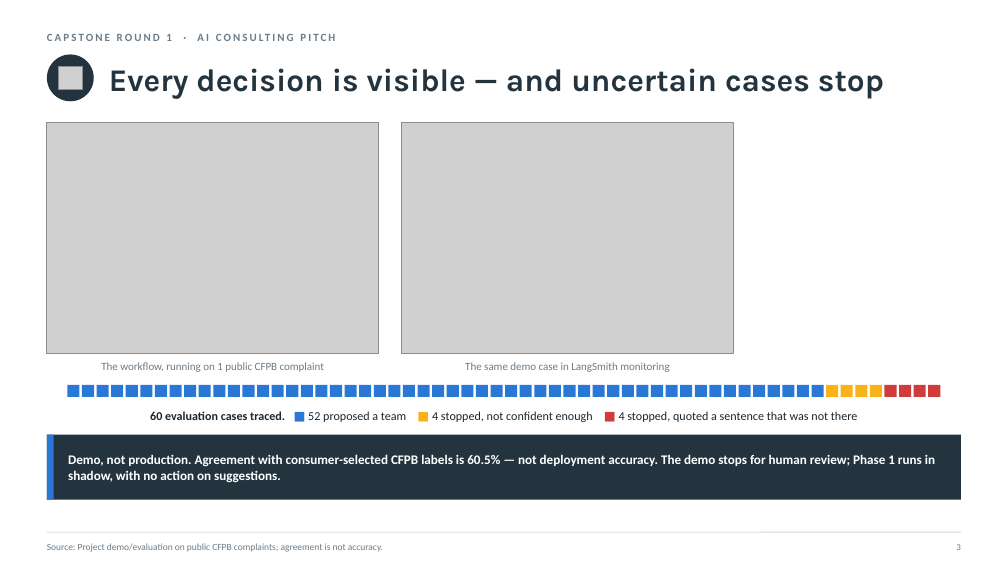
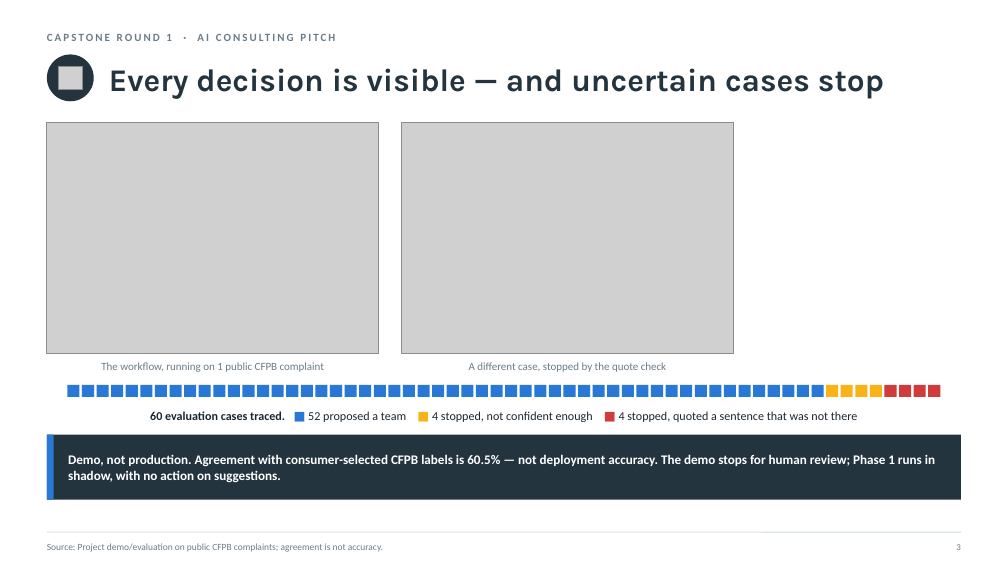
Before and after one commit to nyelugo/PROJECT-Capstone-AI-Consulting, a slide deck: slide 4 of presentation/round1_pitch.pptx. Drawn at 1008x567 pixels with LibreOffice and Linux fonts; fonts in the diff are those of the drawing; grey boxes stand for pictures. Boxes give left, top, right and bottom in pixels: in the first picture for what was removed or moved away, otherwise in the second. Text is boxed around its words. In the diff, an @@ line names an element or a change of style, - is before the commit and + after.

```diff
--- a/presentation/round1_pitch.pptx
+++ b/presentation/round1_pitch.pptx
@@ text at <box>469,362,666,372</box>: text changed @@
-The same demo case in LangSmith monitoring
+A different case, stopped by the quote check
```
Also in this commit, not shown: 2 other files.
